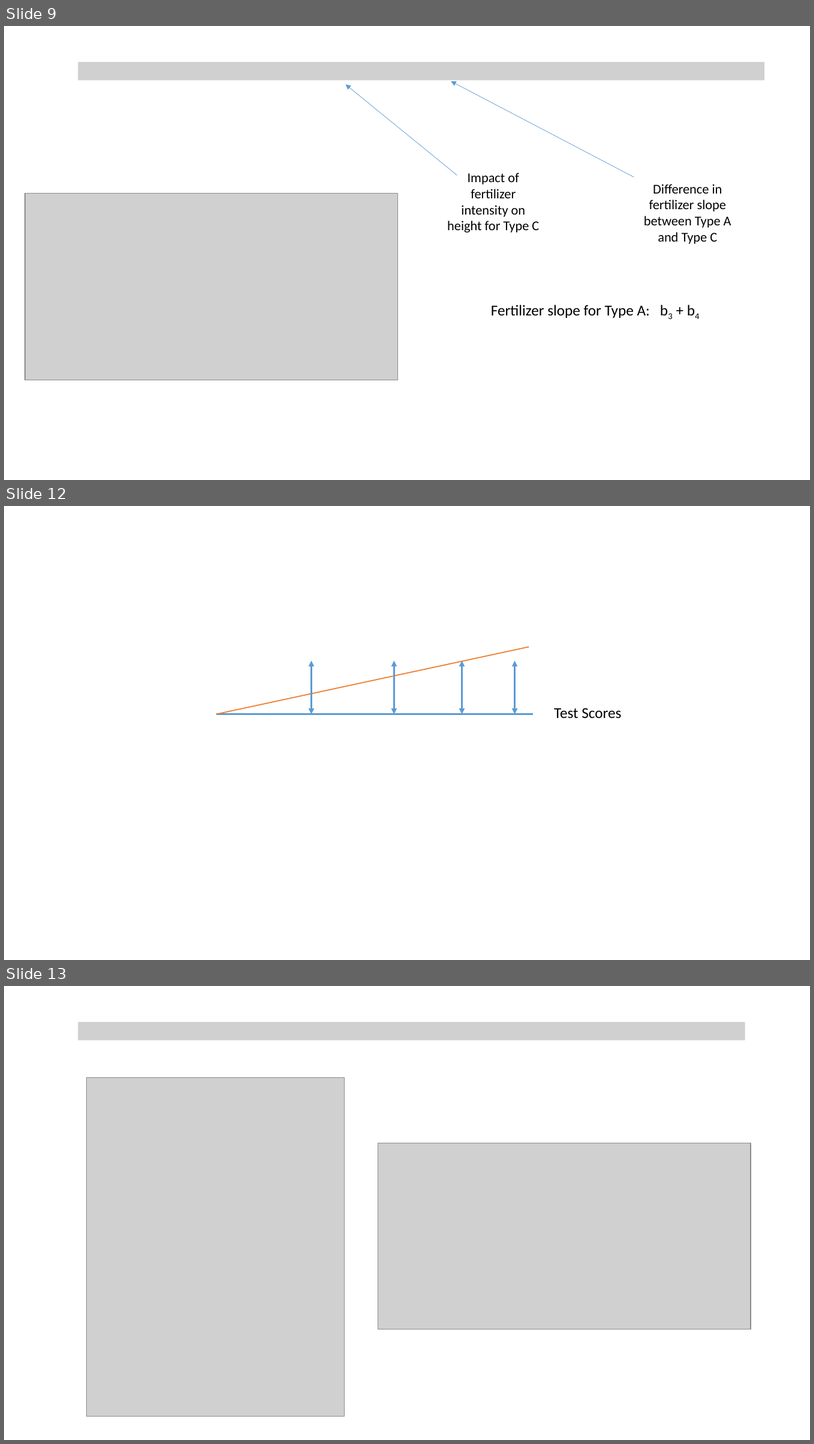
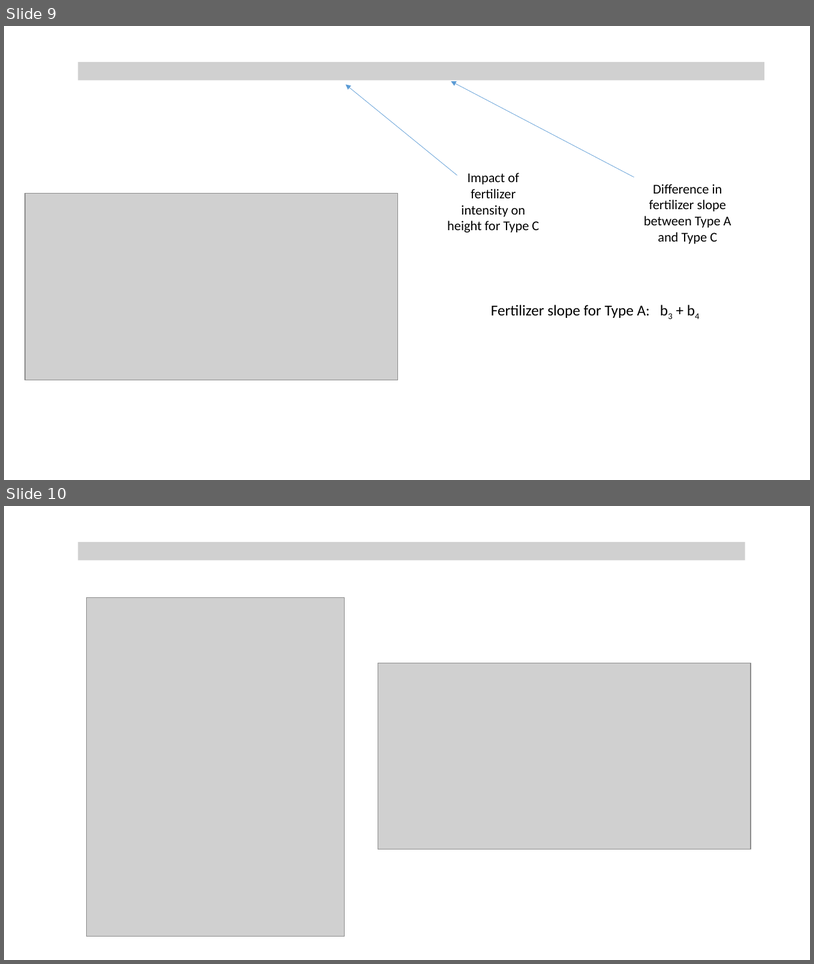
Before and after one commit to Watts-College/cpp-524-fall-2021, a slide deck: lectures/CPP-523/p-08-dummy-variables.pptx. Shown one above the other, each under a label of ours: slides 9, 12 and 13 before the commit, slides 9 and 10 after it; the slides between them are not shown. The pictures are 814x1444 and 814x964 pixels, drawn with LibreOffice and Linux fonts; fonts in the diff are those of the drawing; grey boxes stand for pictures. Boxes give left, top, right and bottom in pixels: in the first picture for what was removed or moved away, otherwise in the second. Text is boxed around its words. In the diff, an @@ line names an element or a change of style, - is before the commit and + after.

```diff
--- a/lectures/CPP-523/p-08-dummy-variables.pptx
+++ b/lectures/CPP-523/p-08-dummy-variables.pptx
@@ slide 12 removed at (x1=4, y1=506, x2=810, y2=960), background #FFFFFF @@
@@ line removed from (216, 714) to (529, 647) @@
@@ double arrow removed from (312, 661) to (312, 714) @@
@@ double arrow removed from (394, 661) to (394, 714) @@
@@ double arrow removed from (462, 661) to (462, 714) @@
@@ double arrow removed from (515, 661) to (515, 714) @@
@@ line removed from (216, 714) to (534, 714) @@
@@ text removed at (x1=554, y1=708, x2=621, y2=718) @@
-Test Scores
@@ what was slide 13 is now slide 10 @@
```
Also in this commit, not shown: 2 other slides removed, 6 other files.
